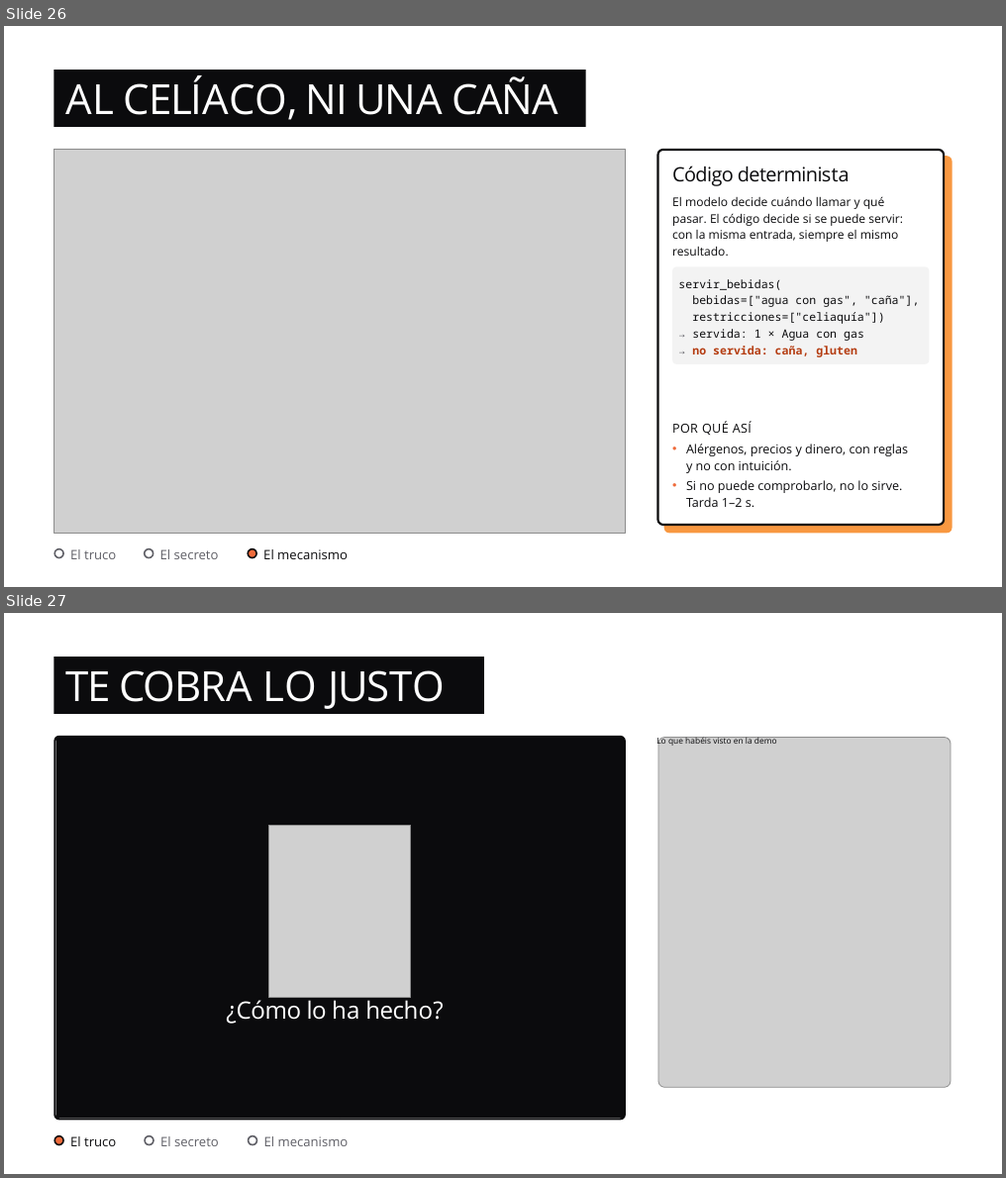
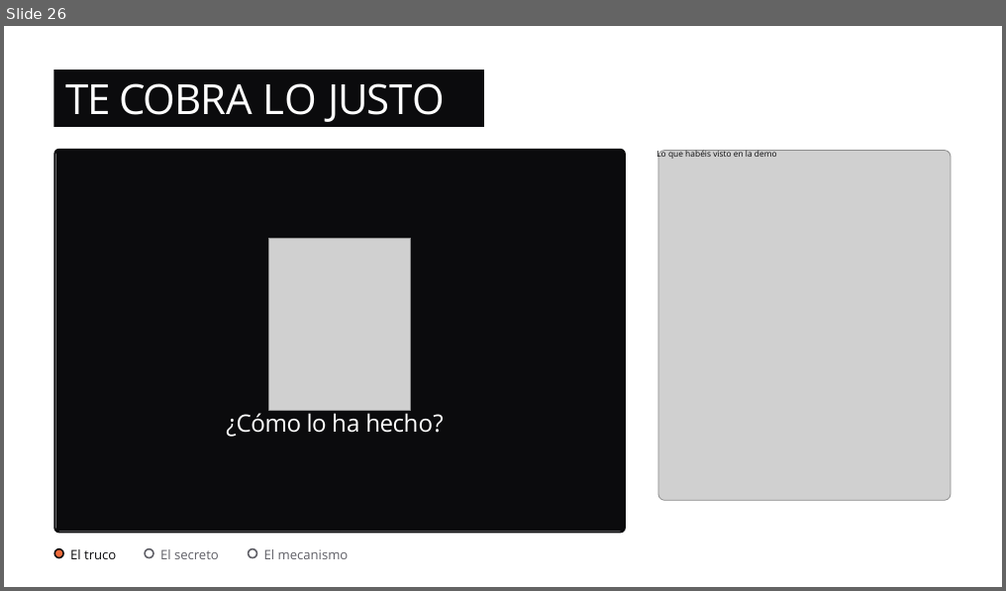
Before and after one commit to dsanchor/morcillaconf, a slide deck: docs/charla/no-es-magia.pptx. Shown one above the other, each under a label of ours: slides 26 and 27 before the commit, slide 26 after it. The pictures are 1006x1178 and 1006x591 pixels, drawn with LibreOffice and Linux fonts; fonts in the diff are those of the drawing; grey boxes stand for pictures. Boxes give left, top, right and bottom in pixels: in the first picture for what was removed or moved away, otherwise in the second. Text is boxed around its words. In the diff, an @@ line names an element or a change of style, - is before the commit and + after.

```diff
--- a/docs/charla/no-es-magia.pptx
+++ b/docs/charla/no-es-magia.pptx
@@ slide 26 removed at [4, 26, 1002, 587], background #FFFFFF @@
@@ rectangle removed at [54, 70, 586, 126] @@
-AL CELÍACO, NI UNA CAÑA
@@ picture removed at [54, 149, 626, 534] @@
@@ rectangle removed at [55, 151, 56, 531] @@
@@ rounded rectangle removed at [658, 150, 944, 525] @@
@@ rounded rectangle removed at [664, 157, 952, 534] @@
@@ text removed at [672, 166, 849, 186] @@
-Código determinista
@@ text removed at [672, 196, 903, 256] @@
-El modelo decide cuándo llamar y qué
-pasar. El código decide si se puede servir:
-con la misma entrada, siempre el mismo
-resultado.
@@ rounded rectangle removed at [672, 267, 930, 365] @@
@@ text removed at [678, 279, 920, 358] @@
-servir_bebidas(
-bebidas=["agua con gas", "caña"],
-restricciones=["celiaquía"])
-→ servida: 1 × Agua con gas
-→ no servida: caña, gluten
@@ text removed at [672, 421, 751, 435] @@
-POR QUÉ ASÍ
@@ text removed at [686, 444, 908, 507] @@
-• Alérgenos, precios y dinero, con reglas
-  y no con intuición.
-• Si no puede comprobarlo, no lo sirve.
-  Tarda 1–2 s.
@@ ellipse removed at [54, 550, 63, 559] @@
@@ text removed at [70, 550, 116, 560] @@
-El truco
@@ ellipse removed at [144, 550, 152, 559] @@
@@ text removed at [160, 550, 219, 560] @@
-El secreto
@@ ellipse removed at [249, 550, 257, 559] @@
@@ text removed at [263, 550, 348, 560] @@
-El mecanismo
@@ what was slide 27 is now slide 26 @@
```
Also in this commit, not shown: 15 slides changed, 3 slides added, 2 other slides removed, 2 other files.
